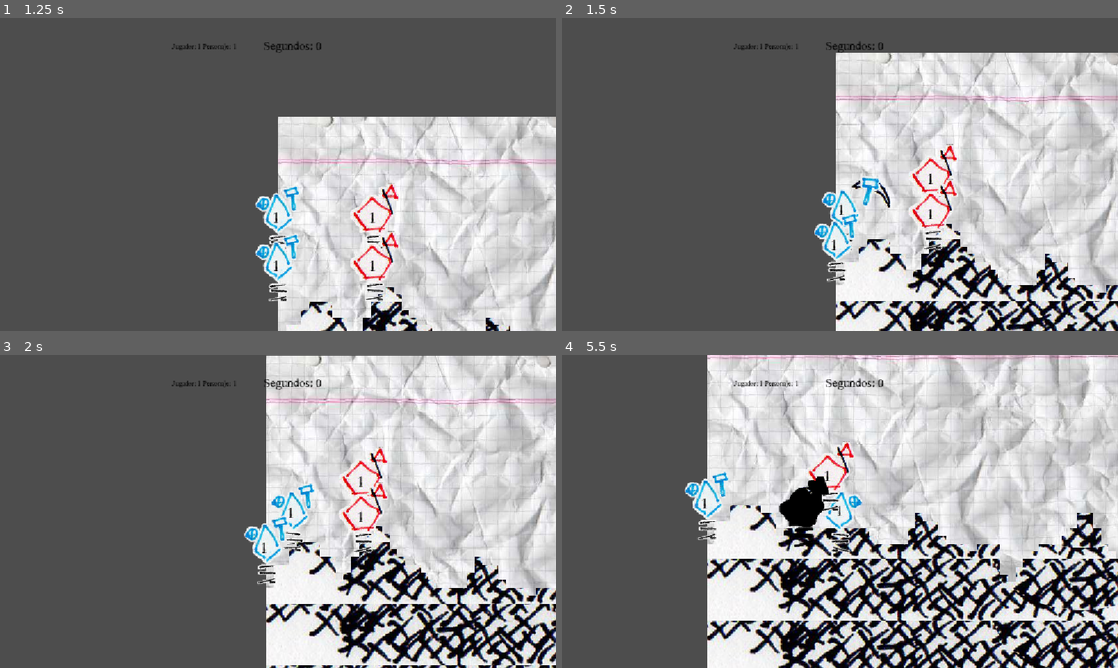
Above: before the commit, frames 1-4 (two rows, left to right).
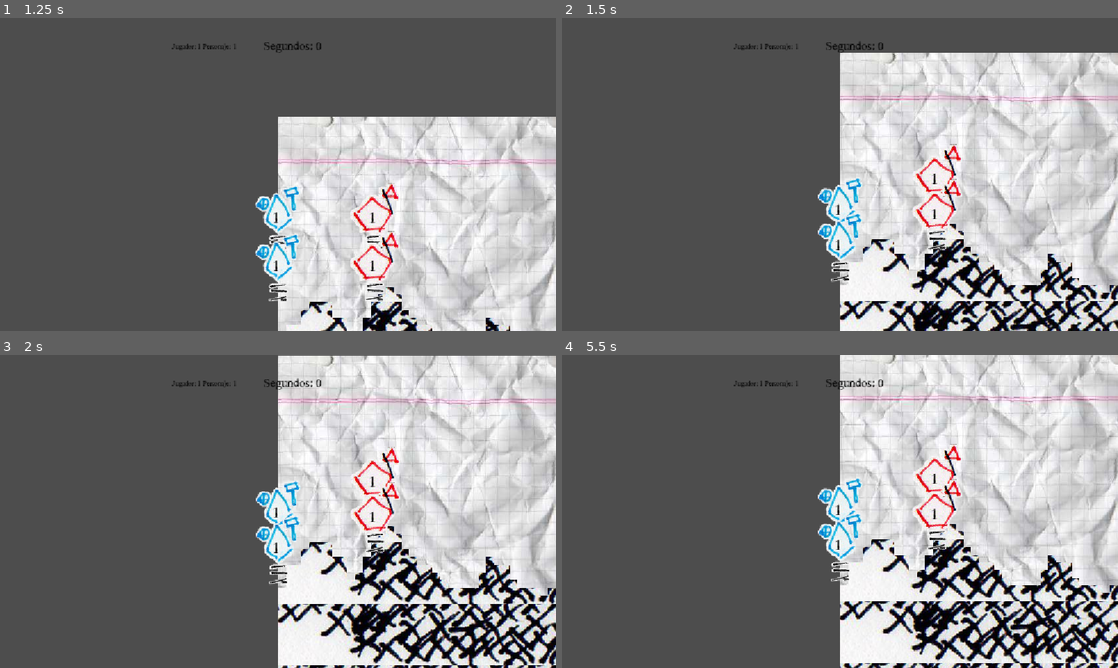
Above: after the commit, the same moments.

Repository: Pablo7776/Motores_Graficos
Game: Godot game, scene res://Escenas/menu_principal.tscn
Same seed, same stepped clock (60 frames per second), same inputs: the game is played once before the commit and once after it. The engine's default icon, where the game draws it, is replaced by a stand-in: a white triangle on a blue panel in a dark square.
Inputs (mouse positions are in pixels of both pictures, inside the frame that each line leads up to):
- Up to frame 1 (1.25 s): click "INICIAR" at 0.5 s
- Up to frame 2 (1.5 s): move the mouse to (962, 158) at 1.27 s; hold Right (mover_derecha) from 1.28 s (still down); click (962, 158) at 1.35 s
- Up to frame 3 (2 s): keep holding Right (mover_derecha); tap Space (saltar) at 1.52 s
- Up to frame 4 (5.5 s): move the mouse to (728, 527) at 2.02 s; click (728, 527) at 2.1 s; tap Space (saltar) at 2.27, 3.77, 4.52, 5.27 s; move the mouse to (895, 442) at 2.77 s; release Right (mover_derecha) at 2.78 s; hold Left (mover_izquierda) 2.78-3.53 s; click (895, 442) at 2.85 s; move the mouse to (812, 574) at 3.52 s; hold Right (mover_derecha) 3.53-5.03 s; click (812, 574) at 3.6 s; move the mouse to (1006, 558) at 4.27 s; click (1006, 558) at 4.35 s; move the mouse to (673, 464) at 5.02 s; hold Left (mover_izquierda) from 5.03 s (still down); click (673, 464) at 5.1 s

Frame 1 is identical in both runs. In frame 2, 15% of the frame differs, in the area x 45-100%, y 11-100%; in frame 3, 26%; in frame 4, 54%, in the area x 22-100%, y 0-100%.

Commit message:
fix_en_turno
Ahora se queda quieto cuando es su turno pero aun no se tiró el dado y cuando se tira el dado ahí si se mueve. Y los PJ caen al finalizar su turno o quedar en el aire.

Diff:
--- a/da-2-zafarrancho/modulos/personajes/StateMachine/StateMachine.tscn
+++ b/da-2-zafarrancho/modulos/personajes/StateMachine/StateMachine.tscn
@@ -7,6 +7,7 @@
 [ext_resource type="Script" uid="uid://bdgxrhm7rllpf" path="res://modulos/personajes/StateMachine/attack_state.gd" id="5_gdue1"]
 [ext_resource type="Script" uid="uid://bgmupsgbayqec" path="res://modulos/personajes/StateMachine/fuera_de_turno.gd" id="5_gkfw2"]
 [ext_resource type="Script" uid="uid://cnayy6hsp77qm" path="res://modulos/personajes/StateMachine/dead_state.gd" id="7_fdmad"]
+[ext_resource type="Script" uid="uid://btq4b70iv0mdb" path="res://modulos/personajes/StateMachine/esperando.gd" id="8_u0i5g"]
 
 [node name="StateMachine" type="Node" unique_id=1018205208]
 script = ExtResource("1_odcu4")
@@ -28,3 +29,6 @@
 
 [node name="DeadState" type="Node" parent="." unique_id=290247388]
 script = ExtResource("7_fdmad")
+
+[node name="Esperando" type="Node" parent="." unique_id=2064364745]
+script = ExtResource("8_u0i5g")
--- /dev/null
+++ b/da-2-zafarrancho/modulos/personajes/StateMachine/esperando.gd
@@ -0,0 +1,10 @@
+extends State
+
+func enter(player):
+	pass
+
+func update(player, delta):
+	pass
+
+func exit(player):
+	pass
--- a/da-2-zafarrancho/modulos/personajes/StateMachine/state_machine.gd
+++ b/da-2-zafarrancho/modulos/personajes/StateMachine/state_machine.gd
@@ -9,6 +9,7 @@
 @onready var attack_state = $AttackState
 @onready var dead_state = $DeadState
 @onready var fuera_de_turno = $FueraDeTurno  #✨Armado en Clase
+@onready var esperando_state = $Esperando
 
 func init(owner):
 	player = owner
--- a/da-2-zafarrancho/modulos/personajes/personaje_base.gd
+++ b/da-2-zafarrancho/modulos/personajes/personaje_base.gd
@@ -31,6 +31,7 @@
 		dado.ya_tirado = false
 		#set_physics_process(false)
 		#$Timer.start(0)
+		state_machine.change_state(state_machine.esperando_state)
 
 	else:
 		es_mi_turno = false
@@ -53,6 +54,7 @@
 	# El timer dura lo mismo que el valor del dado
 	$Timer.start(valor)
 	set_physics_process(true)
+	state_machine.change_state(state_machine.idle_state)
 
 func asignar_animacion():
 	if (jugador_id+1)%2 ==0:
Not shown, added: da-2-zafarrancho/modulos/personajes/StateMachine/esperando.gd.uid
